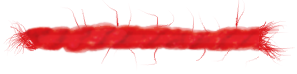
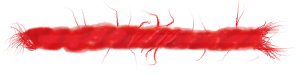
Layer changes from the first 297 x 74 image to the second:
painted on "Pasted Layer copy" over box(127, 24, 266, 52)
painted on "Layer #1" over box(133, 8, 274, 66)
added layer "white threads" above "Pasted Layer" over box(253, 22, 274, 56)
